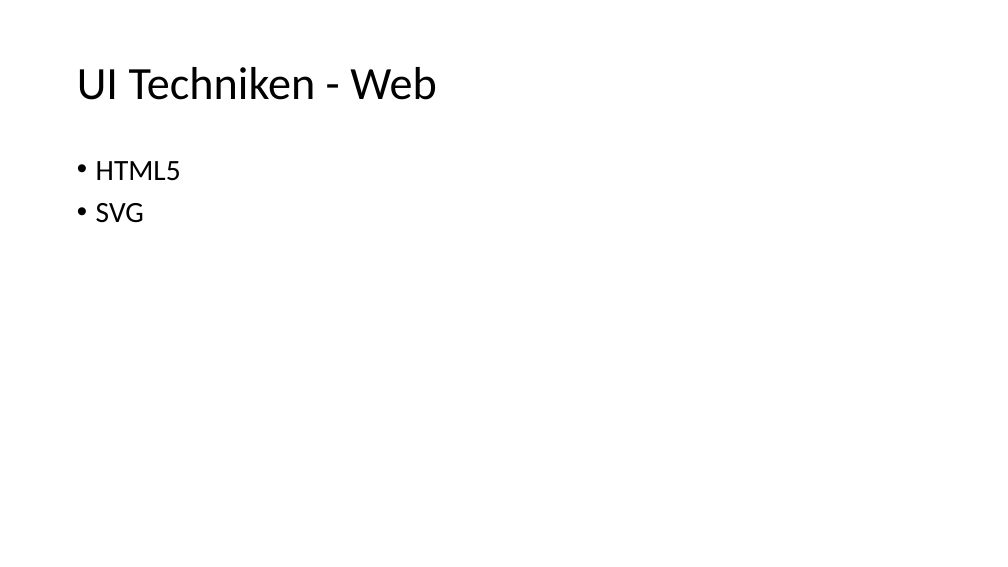
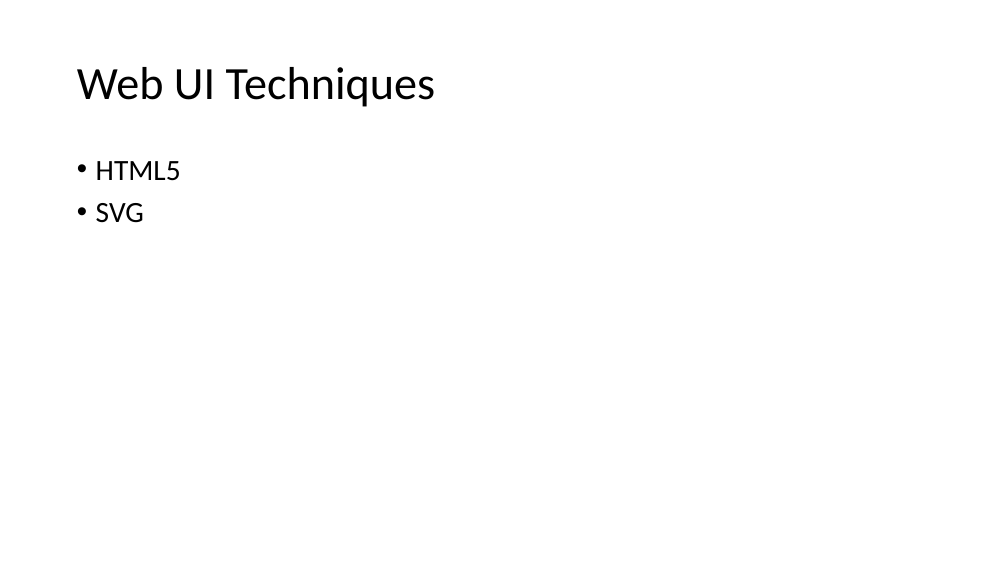
Before and after one commit to FrankPfattheicher/stonehenge.Chromely, a slide deck: slide 4 of stonehengeChromely.pptx. Drawn at 1008x567 pixels with LibreOffice and Linux fonts; fonts in the diff are those of the drawing. Boxes give left, top, right and bottom in pixels: in the first picture for what was removed or moved away, otherwise in the second. Text is boxed around its words. In the diff, an @@ line names an element or a change of style, - is before the commit and + after.

```diff
--- a/stonehengeChromely.pptx
+++ b/stonehengeChromely.pptx
@@ title at (x1=77, y1=67, x2=435, y2=107): text changed @@
-UI Techniken - Web
+Web UI Techniques
```
Also in this commit, not shown: 5 other slides changed, 1 slide added.
